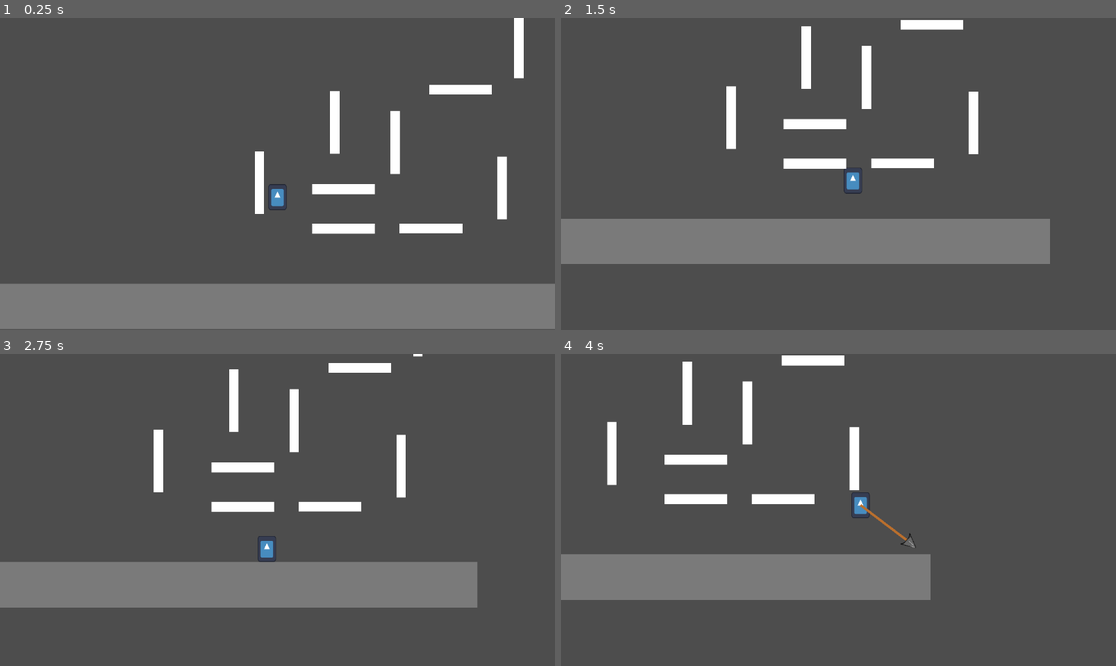
Above: before the commit, frames 1-4 (two rows, left to right).
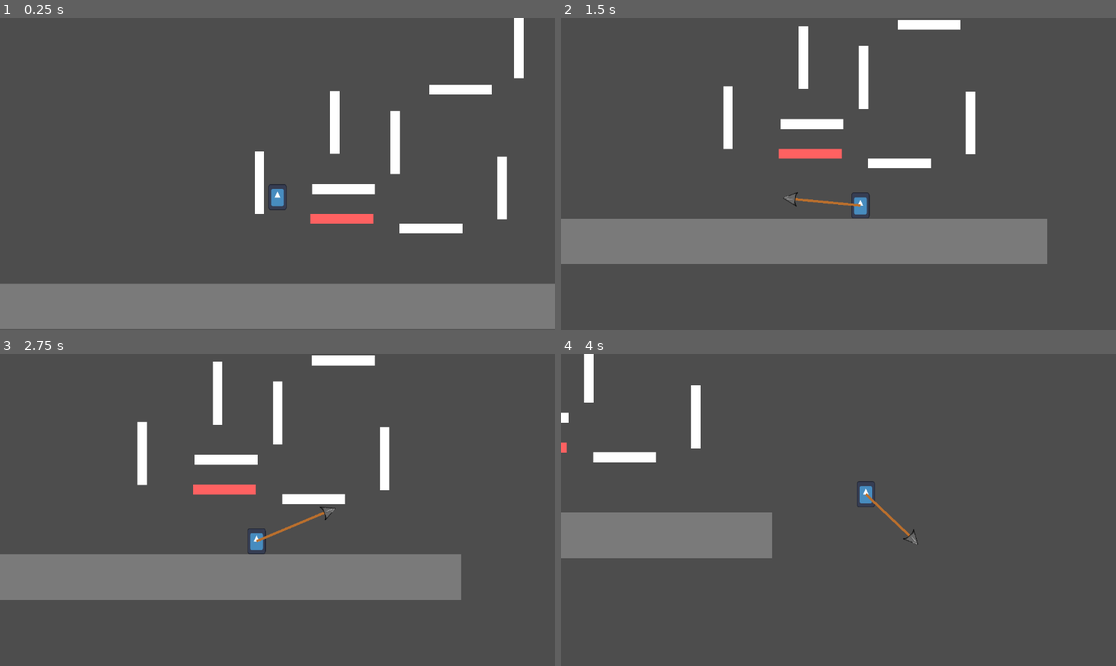
Above: after the commit, the same moments.

Repository: SuatMartin/Plunger-Grappler
Game: Godot game, scene res://Levels/test_level.tscn
Same seed, same stepped clock (60 frames per second), same inputs: the game is played once before the commit and once after it. The engine's default icon, where the game draws it, is replaced by a stand-in: a white triangle on a blue panel in a dark square.
Inputs (mouse positions are in pixels of both pictures, inside the frame that each line leads up to):
- Up to frame 1 (0.25 s): no input
- Up to frame 2 (1.5 s): move the mouse to (960, 158) at 0.52 s; hold Right mouse button (release) 0.53-1.28 s; hold D (right) from 0.53 s (still down); tap Space (jump) at 0.77 s; click (960, 158) at 0.8 s; move the mouse to (727, 189) at 1.27 s; click (727, 189) at 1.35 s
- Up to frame 3 (2.75 s): tap Space (jump) at 1.52 s; right-click (166, 525) at 1.55 s; move the mouse to (333, 441) at 2.02 s; release D (right) at 2.03 s; hold A (left) from 2.03 s (still down); hold Right mouse button (release) from 2.03 s (still down); click (333, 441) at 2.3 s
- Up to frame 4 (4 s): move the mouse to (810, 572) at 2.77 s; release A (left) at 2.78 s; release Right mouse button (release) at 2.78 s; hold D (right) from 2.78 s (still down); click (810, 572) at 2.85 s; tap Space (jump) at 3.02, 3.77 s; right-click (810, 572) at 3.05 s; move the mouse to (1005, 556) at 3.52 s; hold Right mouse button (release) from 3.53 s (still down); click (1005, 556) at 3.8 s

The runs differ from the first frame. In frame 1, 0.7% of the frame differs, in the area x 55-68%, y 62-70%; in frame 2, 2.3%; in frame 3, 10%; in frame 4, 19%, in the area x 0-67%, y 0-79%.

Commit message:
updated moving platforms

Diff:
--- a/Levels/Platform.gd
+++ b/Levels/Platform.gd
@@ -1,14 +1,39 @@
 extends StaticBody2D
 
-var target_position = Vector2(3, 224)
+@onready var target_position = $TargetPosition
+
 var speed = 50
+var pulled = false
+var being_plunged = false
+var original_pos = null
+var moved_to_pos = false
+var target_pos = null
 
-func _on_CollisionShape2D_body_entered(body):
-	if body.is_in_group("Grappler"):
-		var direction = (target_position - position).normalized()
-		var distance = position.distance_to(target_position)
-		if distance > 0.1:
-			var movement = direction * speed * get_process_delta_time()
-			position += movement
+func _ready():
+	target_pos = target_position.global_position
+	original_pos = global_position
+
+func move_to_target_pos():
+	get_tree().get_first_node_in_group("player").plunging = false
+	get_tree().get_first_node_in_group("plunger").get_parent().release()
+	pulled = true
+
+	if moved_to_pos == false:
+		var tween = create_tween()
+		tween.tween_property(self,"global_position",target_pos,1)
+		moved_to_pos = true
+		await tween.finished
+		pulled = false
+		being_plunged = false
 	else:
-		position = target_position
+		var tween = create_tween()
+		tween.tween_property(self,"global_position",original_pos,1)
+		moved_to_pos = false
+		await tween.finished
+		pulled = false
+		being_plunged = false
+
+
+func _process(delta):
+	if global_position.distance_to(get_tree().get_first_node_in_group("player").global_position) > 400 and being_plunged and not pulled:
+		move_to_target_pos()
--- a/Levels/test_level.tscn
+++ b/Levels/test_level.tscn
@@ -1,7 +1,8 @@
-[gd_scene load_steps=8 format=3 uid="uid://clg8mwer1172y"]
+[gd_scene load_steps=9 format=3 uid="uid://clg8mwer1172y"]
 
 [ext_resource type="PackedScene" uid="uid://cpuxg6ercyfm6" path="res://Objects/Player/player.tscn" id="1_b4sgw"]
 [ext_resource type="PackedScene" uid="uid://cdbpqj2vwnhxu" path="res://Objects/Plunger/rope.tscn" id="2_4ok1u"]
+[ext_resource type="PackedScene" uid="uid://4poa8ekaxoyg" path="res://Objects/MovablePlatform/movable_platform.tscn" id="3_fm78e"]
 
 [sub_resource type="QuadMesh" id="QuadMesh_rkulr"]
 
@@ -51,17 +52,7 @@
 scale = Vector2(-260.247, 41.4331)
 mesh = SubResource("QuadMesh_rn38v")
 
-[node name="Platform2" type="StaticBody2D" parent="."]
-position = Vector2(804, 684)
-
-[node name="CollisionShape2D" type="CollisionShape2D" parent="Platform2"]
-position = Vector2(6, 42)
-shape = SubResource("RectangleShape2D_vxtwn")
-
-[node name="PlatformMesh" type="MeshInstance2D" parent="Platform2"]
-position = Vector2(7, 41)
-scale = Vector2(-260.247, 41.4331)
-mesh = SubResource("QuadMesh_rn38v")
+[node name="Platform2" parent="." instance=ExtResource("3_fm78e")]
 
 [node name="Wall" type="StaticBody2D" parent="."]
 position = Vector2(1417, 560)
--- /dev/null
+++ b/Objects/MovablePlatform/movable_platform.tscn
@@ -0,0 +1,23 @@
+[gd_scene load_steps=4 format=3 uid="uid://4poa8ekaxoyg"]
+
+[ext_resource type="Script" path="res://Levels/Platform.gd" id="1_8x6xn"]
+
+[sub_resource type="RectangleShape2D" id="RectangleShape2D_vxtwn"]
+size = Vector2(260.75, 41)
+
+[sub_resource type="QuadMesh" id="QuadMesh_rn38v"]
+
+[node name="MovablePlatform" type="StaticBody2D" groups=["movable_platform"]]
+position = Vector2(804, 684)
+script = ExtResource("1_8x6xn")
+
+[node name="CollisionShape2D" type="CollisionShape2D" parent="."]
+shape = SubResource("RectangleShape2D_vxtwn")
+
+[node name="PlatformMesh" type="MeshInstance2D" parent="."]
+modulate = Color(1, 0.380392, 0.380392, 1)
+scale = Vector2(-260.247, 41.4331)
+mesh = SubResource("QuadMesh_rn38v")
+
+[node name="TargetPosition" type="Marker2D" parent="."]
+position = Vector2(-589, 0)
--- a/Objects/Player/Player.gd
+++ b/Objects/Player/Player.gd
@@ -58,9 +58,18 @@
 		if event.is_action_pressed("shoot"):
 			if not plunging:
 				if aim_ray.is_colliding():
-					plunging = true
-				# We clicked the mouse -> shoot()
-					plunger_rope.shoot(global_position.direction_to(shoot_point.global_position))
+
+					if aim_ray.get_collider().is_in_group("movable_platform"):
+						var platform = aim_ray.get_collider()
+
+						plunging = true
+						# We clicked the mouse -> shoot()
+						plunger_rope.shoot(global_position.direction_to(shoot_point.global_position))
+						platform.being_plunged = true
+					else:
+						plunging = true
+					# We clicked the mouse -> shoot()
+						plunger_rope.shoot(global_position.direction_to(shoot_point.global_position))
 				else:
 					plunger_rope.shoot(global_position.direction_to(shoot_point.global_position))
 					await get_tree().create_timer(.3).timeout
